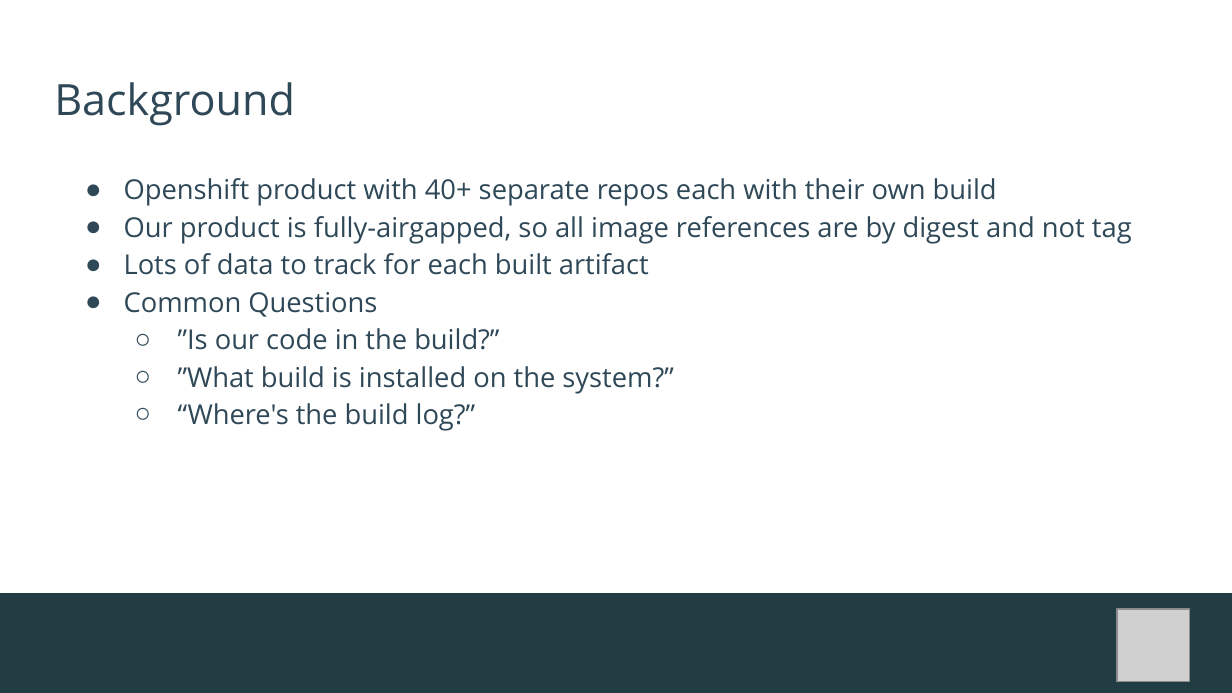
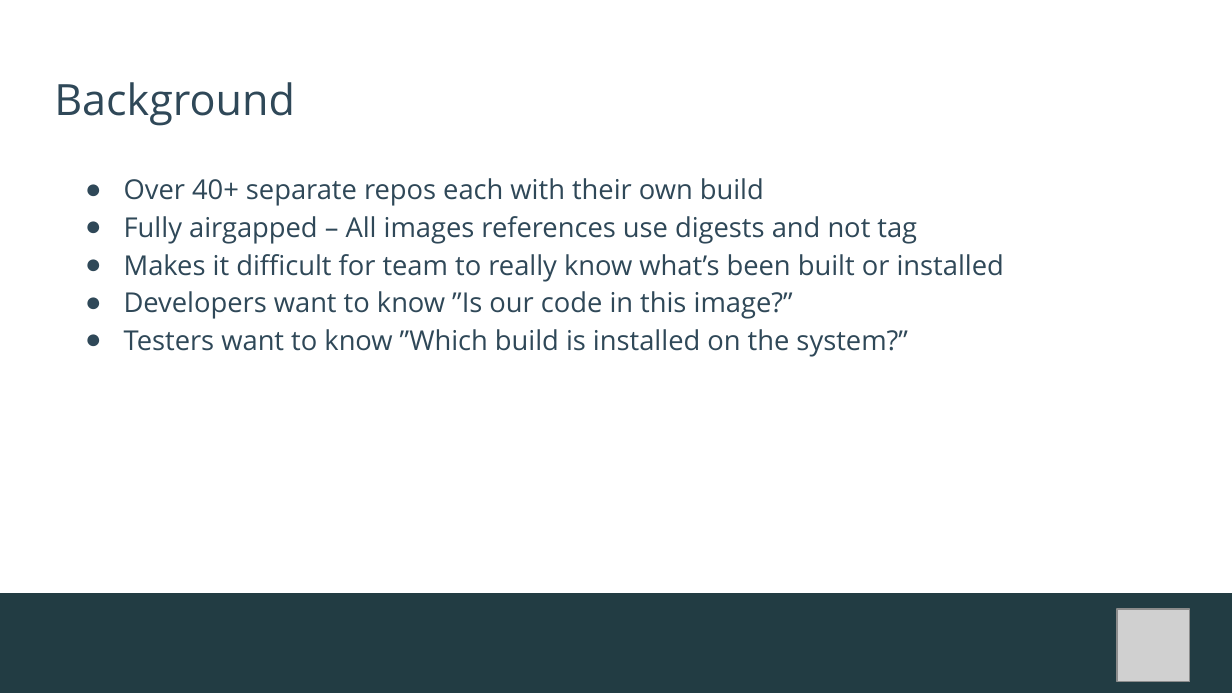
Before and after one commit to socheatsou/presentations, a slide deck: slide 2 of open-source-summit-na-2026/Artifacts-Metadata-OSS-NA26.pptx. Drawn at 1232x693 pixels with LibreOffice and Linux fonts; fonts in the diff are those of the drawing; grey boxes stand for pictures; background and template pictures are left out. Boxes give left, top, right and bottom in pixels: in the first picture for what was removed or moved away, otherwise in the second. Text is boxed around its words. In the diff, an @@ line names an element or a change of style, - is before the commit and + after.

```diff
--- a/open-source-summit-na-2026/Artifacts-Metadata-OSS-NA26.pptx
+++ b/open-source-summit-na-2026/Artifacts-Metadata-OSS-NA26.pptx
@@ text at <box>124,178,1004,357</box>: text changed @@
-● Openshift product with 40+ separate repos each with their own build
-● Our product is fully-airgapped, so all image references are by digest and not tag
-● Lots of data to track for each built artifact
-● Common Questions
-  ○ ”Is our code in the build?”
-  ○ ”What build is installed on the system?”
-  ○ “Where's the build log?”
+● Over 40+ separate repos each with their own build
+● Fully airgapped – All images references use digests and not tag
+● Makes it difficult for team to really know what’s been built or installed
+● Developers want to know ”Is our code in this image?”
+● Testers want to know ”Which build is installed on the system?”
```
Also in this commit, not shown: 4 other slides changed.
